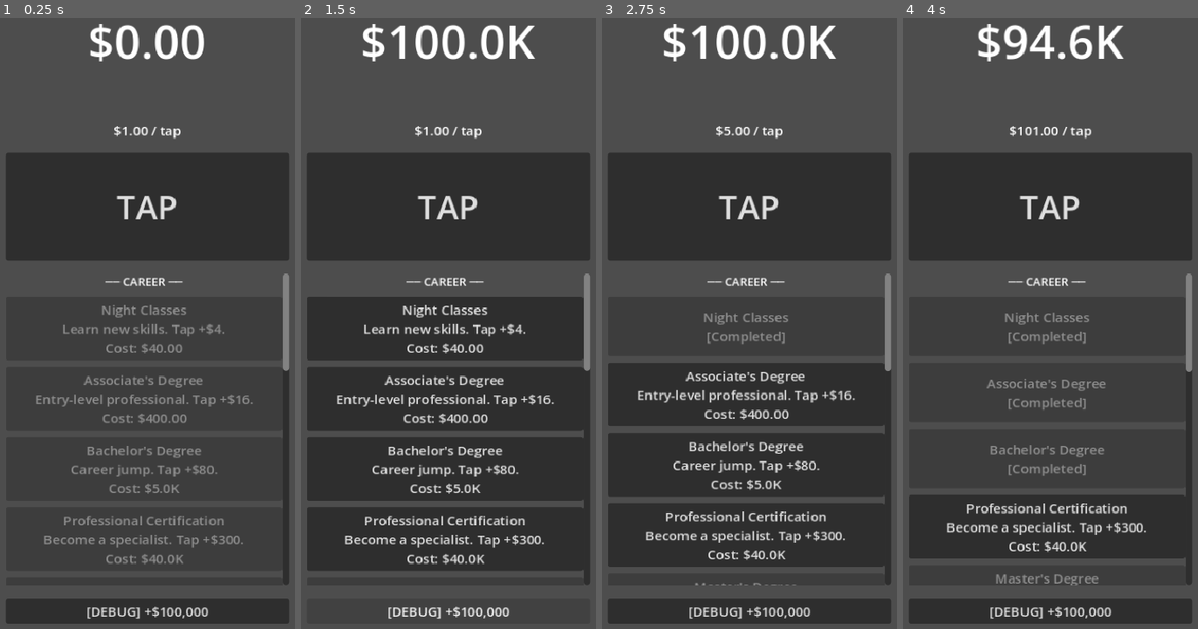
Above: before the commit, frames 1-4 (left to right).
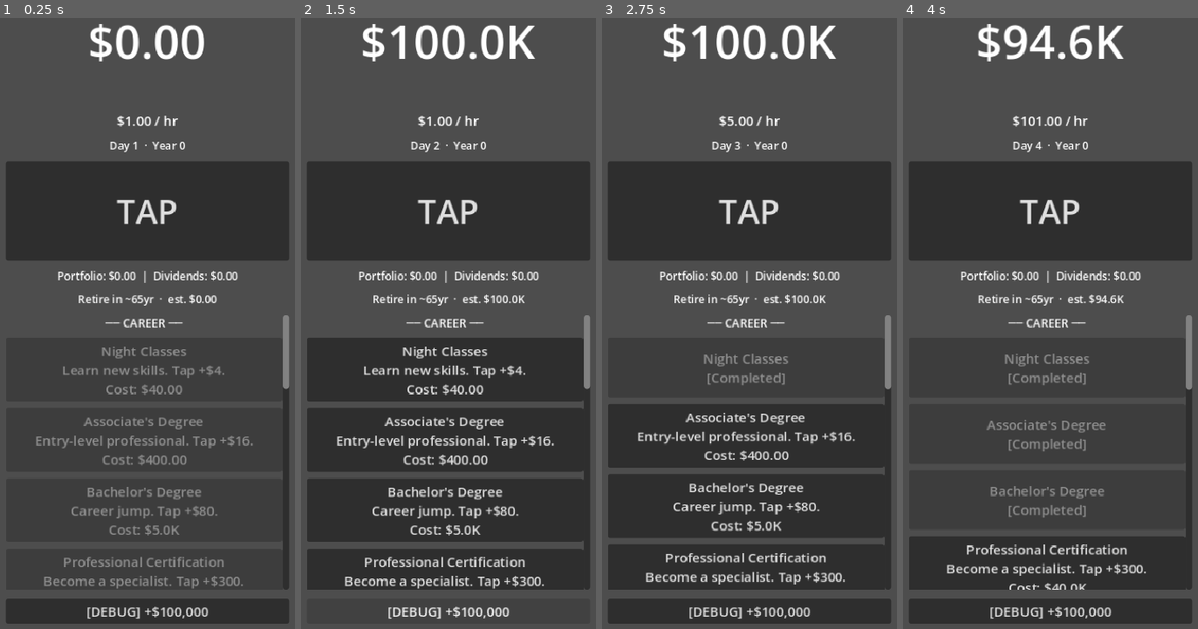
Above: after the commit, the same moments.

Repository: flatbil/Nuthouse-Games
Game: Godot game, scene res://scenes/Game.tscn
Same seed, same stepped clock (60 frames per second), same inputs: the game is played once before the commit and once after it.
Inputs:
- Up to frame 1 (0.25 s): no input
- Up to frame 2 (1.5 s): click "TAP" at 0.5 s; click "[DEBUG] +$100,000" at 1.25 s
- Up to frame 3 (2.75 s): click "Night Classes Learn new skill…" at 2 s
- Up to frame 4 (4 s): click "Associate's Degree Entry-leve…" at 2.75 s; click "Bachelor's Degree Career jump…" at 3.5 s

The runs differ from the first frame. In frame 1, 9.5% of the frame differs, in the area x 2-99%, y 15-94%; in frame 2, 22%; in frame 3, 16%; in frame 4, 10%.

Commit message:
Add portfolio tracking, time system, and retirement estimate
- Running portfolio total: money spent on investments accumulates as
  portfolio value (not lost), plus dividends compound over time
- Per-investment running totals shown in button text (total in + income/day)
- Game time: 1 real second = 1 game day, 1 tap = 1 hr wage
  DaysLabel shows current day/year; PerSecLabel now shows $/day
- Retirement estimate: projects assets at 65-year mark, updates live
- ScrollContainer scroll_deadzone=20 for swipe-friendly touch scrolling
- Save/load now persists game_days, total_invested, total_dividends_earned

Co-Authored-By: Claude Sonnet 4.6 <noreply@anthropic.com>

Diff:
--- a/game_01/autoloads/EventBus.gd
+++ b/game_01/autoloads/EventBus.gd
@@ -13,3 +13,6 @@
 signal strategy_purchased(index: int)
 
 signal offline_income_collected(amount: float)
+
+signal game_days_changed(days: float)
+signal portfolio_changed(total_invested: float, dividends_earned: float)
--- a/game_01/autoloads/GameManager.gd
+++ b/game_01/autoloads/GameManager.gd
@@ -17,6 +17,10 @@
 var passive_rate: float = 0.0
 var tap_value:   float = 1.0
 
+var game_days:            float = 0.0  # 1 real second = 1 game day
+var total_invested:       float = 0.0  # cumulative cash put into investments
+var total_dividends_earned: float = 0.0  # cumulative passive income received
+
 var careers_purchased:    Array = []  # bool — one-time career upgrades
 var investments_owned:    Array = []  # int  — repeatable investment purchases
 var strategies_purchased: Array = []  # bool — one-time passive multipliers
@@ -149,8 +153,14 @@
 
 
 func _process(delta: float) -> void:
+	game_days += delta
+	EventBus.game_days_changed.emit(game_days)
 	if passive_rate > 0.0:
-		add_resources(passive_rate * delta)
+		var earned: float = passive_rate * delta
+		resources += earned
+		total_dividends_earned += earned
+		EventBus.resource_changed.emit(resources)
+		EventBus.portfolio_changed.emit(total_invested, total_dividends_earned)
 
 
 # -------------------------------------------------------
@@ -198,12 +208,31 @@
 func buy_investment(index: int) -> void:
 	if not can_afford_investment(index):
 		return
-	resources -= get_investment_cost(index)
+	var cost: float = get_investment_cost(index)
+	resources -= cost
+	total_invested += cost
 	investments_owned[index] += 1
 	_recalculate_passive_rate()
 	EventBus.investment_purchased.emit(index)
 	EventBus.resource_changed.emit(resources)
+	EventBus.portfolio_changed.emit(total_invested, total_dividends_earned)
 	SaveManager.save()
+
+
+# Sum of geometric series: base * (r^n - 1) / (r - 1)
+func get_total_invested_in(index: int) -> float:
+	var n: int = investments_owned[index]
+	if n == 0:
+		return 0.0
+	var inv: Dictionary = INVESTMENTS[index]
+	return inv["base_cost"] * (pow(inv["growth_rate"], float(n)) - 1.0) / (inv["growth_rate"] - 1.0)
+
+
+# Rough projection: current assets + passive at today's rate for remaining years
+func get_retirement_estimate() -> float:
+	var years_remaining: float = max(1.0, 65.0 - (game_days / 365.0))
+	var projected_passive: float = passive_rate * years_remaining * 365.0
+	return resources + total_invested + total_dividends_earned + projected_passive
 
 
 # --- Strategies ---
@@ -246,7 +275,10 @@
 	if data.is_empty():
 		return
 
-	resources = float(data.get("resources", 0.0))
+	resources             = float(data.get("resources", 0.0))
+	game_days             = float(data.get("game_days", 0.0))
+	total_invested        = float(data.get("total_invested", 0.0))
+	total_dividends_earned = float(data.get("total_dividends_earned", 0.0))
 
 	var saved_careers: Array = data.get("careers_purchased", [])
 	for i in range(min(saved_careers.size(), careers_purchased.size())):
--- a/game_01/autoloads/SaveManager.gd
+++ b/game_01/autoloads/SaveManager.gd
@@ -16,6 +16,9 @@
 func save() -> void:
 	var data := {
 		"resources": GameManager.resources,
+		"game_days": GameManager.game_days,
+		"total_invested": GameManager.total_invested,
+		"total_dividends_earned": GameManager.total_dividends_earned,
 		"careers_purchased": GameManager.careers_purchased,
 		"investments_owned": GameManager.investments_owned,
 		"strategies_purchased": GameManager.strategies_purchased,
--- a/game_01/scenes/Game.gd
+++ b/game_01/scenes/Game.gd
@@ -5,11 +5,14 @@
 # Calls GameManager for all state changes.
 # -------------------------------------------------------
 
-@onready var resource_label: Label         = $VBox/ResourceLabel
-@onready var per_sec_label:  Label         = $VBox/PerSecLabel
-@onready var tap_label:      Label         = $VBox/TapLabel
-@onready var tap_button:     Button        = $VBox/TapButton
-@onready var upgrade_list:   VBoxContainer = $VBox/ScrollContainer/UpgradeList
+@onready var resource_label:    Label         = $VBox/ResourceLabel
+@onready var per_sec_label:     Label         = $VBox/PerSecLabel
+@onready var tap_label:         Label         = $VBox/TapLabel
+@onready var days_label:        Label         = $VBox/DaysLabel
+@onready var tap_button:        Button        = $VBox/TapButton
+@onready var portfolio_label:   Label         = $VBox/PortfolioLabel
+@onready var retirement_label:  Label         = $VBox/RetirementLabel
+@onready var upgrade_list:      VBoxContainer = $VBox/ScrollContainer/UpgradeList
 
 
 func _ready() -> void:
@@ -20,6 +23,8 @@
 	EventBus.investment_purchased.connect(_on_investment_purchased)
 	EventBus.strategy_purchased.connect(_on_strategy_purchased)
 	EventBus.offline_income_collected.connect(_on_offline_income)
+	EventBus.game_days_changed.connect(_on_game_days_changed)
+	EventBus.portfolio_changed.connect(_on_portfolio_changed)
 
 	tap_button.pressed.connect(_on_tap_pressed)
 
@@ -52,13 +57,14 @@
 
 func _on_passive_rate_changed(rate: float) -> void:
 	if rate > 0.0:
-		per_sec_label.text = "$%s / sec" % _fmt(rate)
+		per_sec_label.text = "$%s / day" % _fmt(rate)
 	else:
 		per_sec_label.text = ""
+	_refresh_retirement()
 
 
 func _on_tap_value_changed(val: float) -> void:
-	tap_label.text = "$%s / tap" % _fmt(val)
+	tap_label.text = "$%s / hr" % _fmt(val)
 
 
 func _on_career_purchased(index: int) -> void:
@@ -77,6 +83,19 @@
 	resource_label.text = "+$%s while away!" % _fmt(amount)
 	await get_tree().create_timer(2.5).timeout
 	resource_label.text = "$" + _fmt(GameManager.resources)
+
+
+func _on_game_days_changed(days: float) -> void:
+	var years: int = int(days / 365.0)
+	var day_in_year: int = int(days) % 365
+	days_label.text = "Day %d  ·  Year %d" % [day_in_year + 1, years]
+	_refresh_retirement()
+
+
+func _on_portfolio_changed(total_invested: float, dividends: float) -> void:
+	var portfolio_value: float = total_invested + dividends
+	portfolio_label.text = "Portfolio: $%s  |  Dividends: $%s" % [_fmt(portfolio_value), _fmt(dividends)]
+	_refresh_retirement()
 
 
 # -------------------------------------------------------
@@ -102,7 +121,7 @@
 	for i in range(GameManager.INVESTMENTS.size()):
 		var btn := Button.new()
 		btn.name = "Investment_%d" % i
-		btn.custom_minimum_size = Vector2(0, 72)
+		btn.custom_minimum_size = Vector2(0, 88)
 		btn.pressed.connect(_on_investment_pressed.bind(i))
 		upgrade_list.add_child(btn)
 		_refresh_investment_button(i)
@@ -158,7 +177,15 @@
 	var inv: Dictionary = GameManager.INVESTMENTS[index]
 	var owned: int = GameManager.investments_owned[index]
 	var cost: float = GameManager.get_investment_cost(index)
-	btn.text = "%s  [x%d]\n%s\nCost: $%s" % [inv["name"], owned, inv["description"], _fmt(cost)]
+	var total_in: float = GameManager.get_total_invested_in(index)
+	var income: float = float(owned) * inv["income_per_sec"]
+
+	if owned == 0:
+		btn.text = "%s\n%s\nBuy first: $%s" % [inv["name"], inv["description"], _fmt(cost)]
+	else:
+		btn.text = "%s  [x%d]  |  Total in: $%s  |  +$%s/day\nNext: $%s" % [
+			inv["name"], owned, _fmt(total_in), _fmt(income), _fmt(cost)
+		]
 	btn.disabled = not GameManager.can_afford_investment(index)
 
 
@@ -175,6 +202,16 @@
 		btn.disabled = not GameManager.can_afford_strategy(index)
 
 
+func _refresh_retirement() -> void:
+	var years_elapsed: float = GameManager.game_days / 365.0
+	var years_remaining: float = max(0.0, 65.0 - years_elapsed)
+	var estimate: float = GameManager.get_retirement_estimate()
+	if years_remaining <= 0.0:
+		retirement_label.text = "RETIRED!  Nest egg: $%s" % _fmt(estimate)
+	else:
+		retirement_label.text = "Retire in ~%dyr  ·  est. $%s" % [int(ceil(years_remaining)), _fmt(estimate)]
+
+
 func _refresh_all_buttons() -> void:
 	for i in range(GameManager.CAREERS.size()):
 		_refresh_career_button(i)
@@ -186,9 +223,14 @@
 
 func _refresh_ui() -> void:
 	resource_label.text = "$" + _fmt(GameManager.resources)
-	tap_label.text = "$%s / tap" % _fmt(GameManager.tap_value)
+	tap_label.text = "$%s / hr" % _fmt(GameManager.tap_value)
 	if GameManager.passive_rate > 0.0:
-		per_sec_label.text = "$%s / sec" % _fmt(GameManager.passive_rate)
+		per_sec_label.text = "$%s / day" % _fmt(GameManager.passive_rate)
+	var portfolio_val: float = GameManager.total_invested + GameManager.total_dividends_earned
+	portfolio_label.text = "Portfolio: $%s  |  Dividends: $%s" % [
+		_fmt(portfolio_val), _fmt(GameManager.total_dividends_earned)
+	]
+	_refresh_retirement()
 	_refresh_all_buttons()
 
 
--- a/game_01/scenes/Game.tscn
+++ b/game_01/scenes/Game.tscn
@@ -22,13 +22,13 @@
 offset_bottom = -40.0
 grow_horizontal = 2
 grow_vertical = 2
-theme_override_constants/separation = 16
+theme_override_constants/separation = 10
 
 [node name="ResourceLabel" type="Label" parent="VBox" unique_id=252593263]
 layout_mode = 2
 size_flags_horizontal = 4
 theme_override_font_sizes/font_size = 56
-text = "0"
+text = "$0.00"
 horizontal_alignment = 1
 
 [node name="PerSecLabel" type="Label" parent="VBox" unique_id=1836323756]
@@ -42,17 +42,39 @@
 size_flags_horizontal = 4
 theme_override_font_sizes/font_size = 16
 horizontal_alignment = 1
-text = "$1.00 / tap"
+text = "$1.00 / hr"
+
+[node name="DaysLabel" type="Label" parent="VBox"]
+layout_mode = 2
+size_flags_horizontal = 4
+theme_override_font_sizes/font_size = 13
+horizontal_alignment = 1
+text = "Day 0  ·  Year 0"
 
 [node name="TapButton" type="Button" parent="VBox" unique_id=1296202797]
-custom_minimum_size = Vector2(0, 130)
+custom_minimum_size = Vector2(0, 120)
 layout_mode = 2
 theme_override_font_sizes/font_size = 40
 text = "TAP"
 
+[node name="PortfolioLabel" type="Label" parent="VBox"]
+layout_mode = 2
+size_flags_horizontal = 4
+theme_override_font_sizes/font_size = 13
+horizontal_alignment = 1
+text = "Portfolio: $0.00  |  Dividends: $0.00"
+
+[node name="RetirementLabel" type="Label" parent="VBox"]
+layout_mode = 2
+size_flags_horizontal = 4
+theme_override_font_sizes/font_size = 13
+horizontal_alignment = 1
+text = "Retire in ~65yr  ·  est. $0.00"
+
 [node name="ScrollContainer" type="ScrollContainer" parent="VBox" unique_id=58757320]
 layout_mode = 2
 size_flags_vertical = 3
+scroll_deadzone = 20
 
 [node name="UpgradeList" type="VBoxContainer" parent="VBox/ScrollContainer" unique_id=747859676]
 layout_mode = 2
